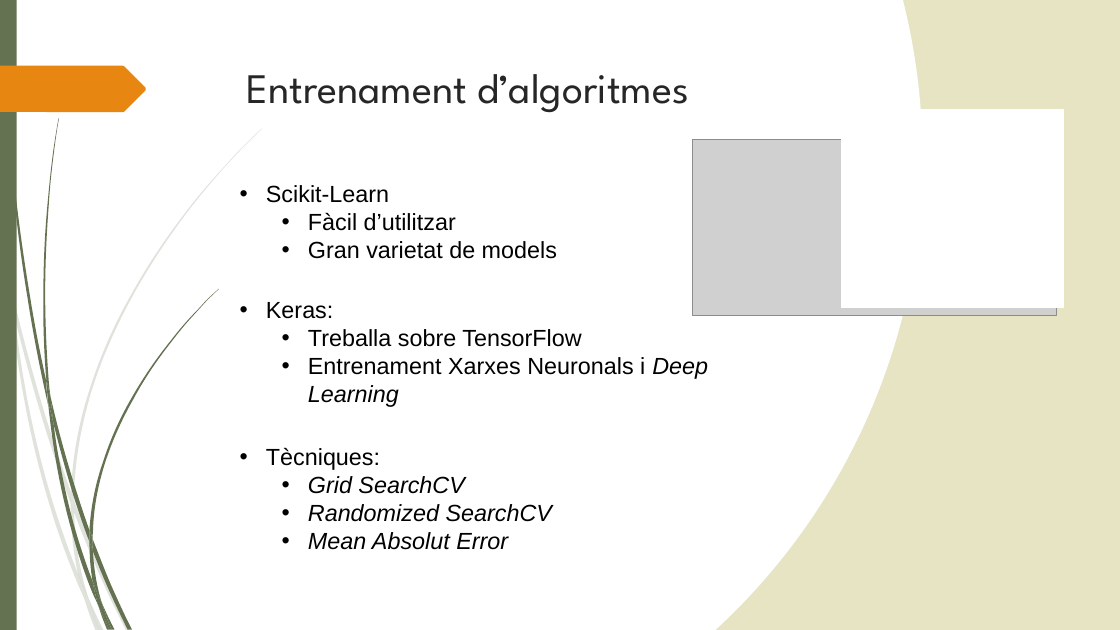
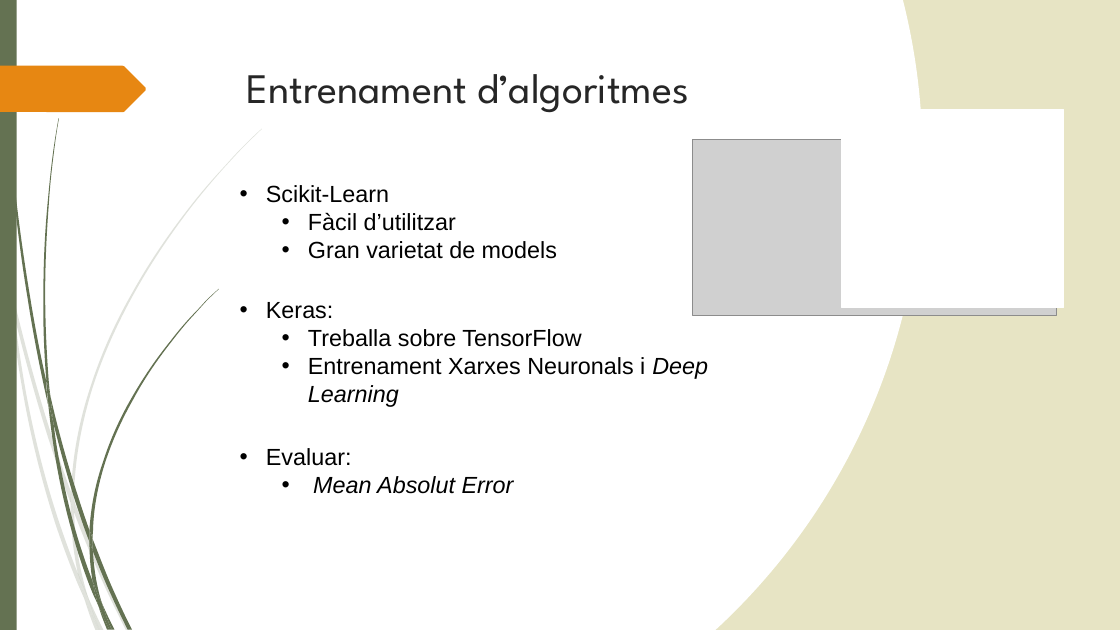
Before and after one commit to miky96/TFG, a slide deck: slide 8 of presentació/presentacioTFG.pptx. Drawn at 1120x630 pixels with LibreOffice and Linux fonts; fonts in the diff are those of the drawing; grey boxes stand for pictures. Boxes give left, top, right and bottom in pixels: in the first picture for what was removed or moved away, otherwise in the second. Text is boxed around its words. In the diff, an @@ line names an element or a change of style, - is before the commit and + after.

```diff
--- a/presentació/presentacioTFG.pptx
+++ b/presentació/presentacioTFG.pptx
@@ text at box(266, 448, 352, 466): text changed; italic off @@
-• Tècniques:
-  • Grid SearchCV
-  • Randomized SearchCV
+• Evaluar:
@@ text at box(313, 476, 514, 494): indent changed @@
```
Also in this commit, not shown: 5 other slides changed.
